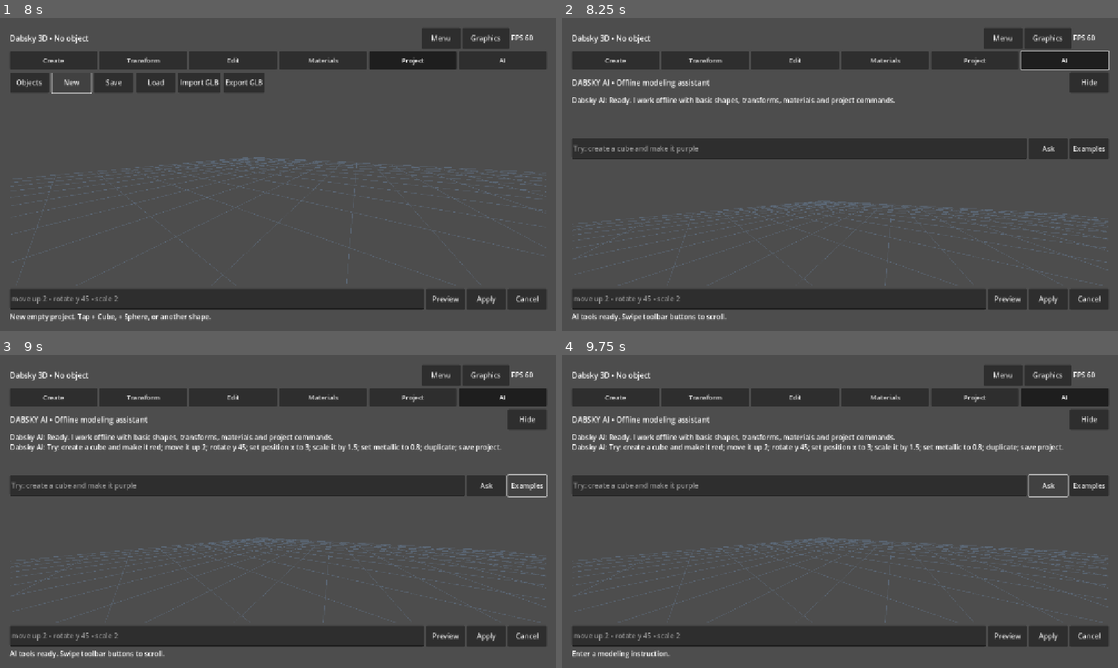
Above: before the commit, frames 1-4 (two rows, left to right).
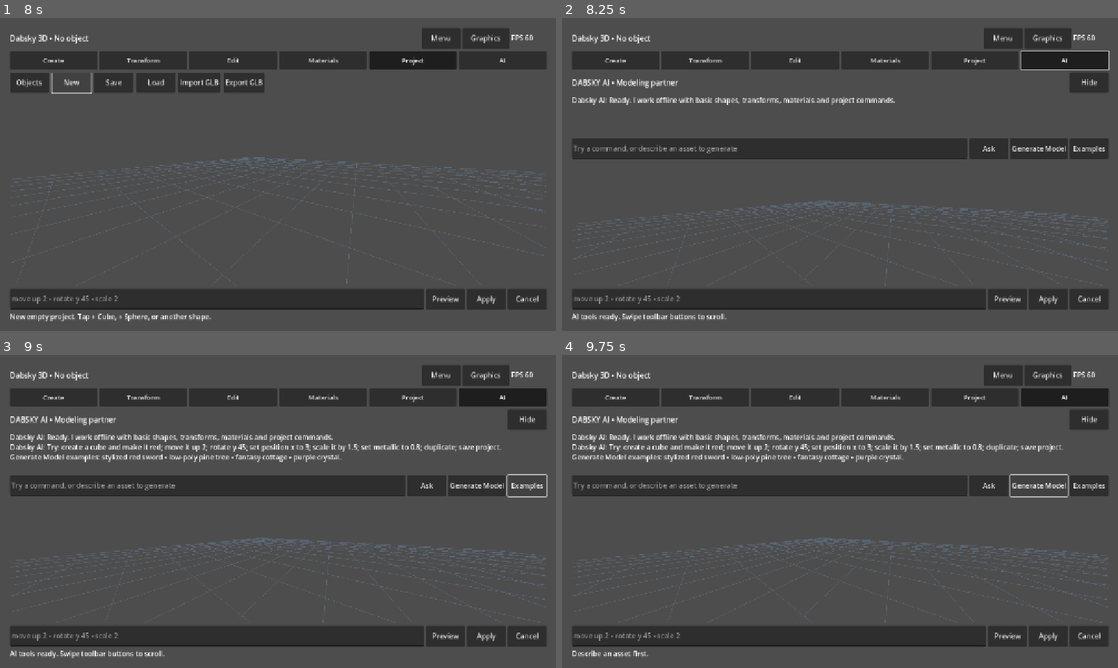
Above: after the commit, the same moments.

Repository: demetrecerrone-star/dabsky_3d
Game: Godot game, scene res://main.tscn
Same seed, same stepped clock (60 frames per second), same inputs: the game is played once before the commit and once after it. Video files are missing from this copy of the repository; at most half a second of black plays in their place.
Inputs (mouse positions are in pixels of both pictures, inside the frame that each line leads up to):
- Up to frame 1 (8 s): click "START MODELING" at 0.5 s; click "Graphics !" at 1.25 s; click "Graphics" at 2 s; click "Create" at 2.75 s; click "Transform" at 3.5 s; click "Edit" at 4.25 s; click "Materials" at 5 s; click "Project" at 5.75 s; click "New" at 6.5 s; click "New" at 7.25 s
- Up to frame 2 (8.25 s): click "AI" at 8 s
- Up to frame 3 (9 s): click "Examples" at 8.75 s
- Up to frame 4 (9.75 s): click (1040, 486) at 9.5 s, where only the run after the commit has a clickable "Generate Model"

Frame 1 is identical in both runs. In frame 2, 0.7% of the frame differs, in the area x 4-91%, y 19-46%; in frame 3, 1.3%; in frame 4, 1.5%, in the area x 1-91%, y 19-97%.

Commit message:
Add prompt-driven editable generation studio

Diff:
--- a/scripts/main.gd
+++ b/scripts/main.gd
@@ -3,6 +3,7 @@
 const GlbIO = preload("res://scripts/glb_io.gd")
 const MeshEdit = preload("res://scripts/mesh_edit.gd")
 const DabskyAI = preload("res://scripts/dabsky_ai.gd")
+const DabskyGenerator = preload("res://scripts/dabsky_generator.gd")
 const GraphicsDiagnostics = preload("res://scripts/graphics_diagnostics.gd")
 var ai_panel: VBoxContainer
 var ai_prompt: LineEdit
@@ -280,7 +281,7 @@
 	var heading := HBoxContainer.new()
 	ai_panel.add_child(heading)
 	var title := Label.new()
-	title.text = "DABSKY AI • Offline modeling assistant"
+	title.text = "DABSKY AI • Modeling partner"
 	title.size_flags_horizontal = Control.SIZE_EXPAND_FILL
 	title.add_theme_font_size_override("font_size", 17)
 	heading.add_child(title)
@@ -295,11 +296,13 @@
 	ai_panel.add_child(command_row)
 	ai_prompt = LineEdit.new()
 	ai_prompt.max_length = 500
-	ai_prompt.placeholder_text = "Try: create a cube and make it purple"
+	ai_prompt.placeholder_text = "Try a command, or describe an asset to generate"
+	ai_prompt.tooltip_text = "Examples: stylized red sword • low-poly pine tree • fantasy cottage"
 	ai_prompt.size_flags_horizontal = Control.SIZE_EXPAND_FILL
 	ai_prompt.text_submitted.connect(func(_text: String): _submit_ai())
 	command_row.add_child(ai_prompt)
 	_add_button(command_row, "Ask", _submit_ai)
+	_add_button(command_row, "Generate Model", _generate_from_prompt)
 	_add_button(command_row, "Examples", _ai_examples)
 	_ai_log("Dabsky AI", "Ready. I work offline with basic shapes, transforms, materials and project commands.")
 
@@ -338,7 +341,7 @@
 		status.text = "AI panel hidden. Modeling tools remain available."
 
 func _ai_examples() -> void:
-	_ai_log("Dabsky AI", DabskyAI.HELP)
+	_ai_log("Dabsky AI", DabskyAI.HELP + "\nGenerate Model examples: stylized red sword • low-poly pine tree • fantasy cottage • purple crystal.")
 
 func _ai_log(speaker: String, message: String) -> void:
 	ai_messages.append("%s: %s" % [speaker, message])
@@ -357,6 +360,44 @@
 	var outcome: Dictionary = _run_ai_prompt(prompt)
 	_ai_log("Dabsky AI", str(outcome.get("message", "Unknown result.")))
 	status.text = str(outcome.get("message", "Unknown result.")).substr(0, 160)
+
+func _generate_from_prompt() -> void:
+	var prompt := ai_prompt.text.strip_edges()
+	if prompt.is_empty():
+		status.text = "Describe an asset first."
+		return
+	var result: Dictionary = DabskyGenerator.generate(prompt)
+	_ai_log("You", "Generate: " + prompt)
+	if not bool(result.get("ok", false)):
+		var failure := str(result.get("message", "Generation request rejected."))
+		_ai_log("Dabsky AI", failure)
+		status.text = failure
+		return
+	var parts: Array = result.get("parts", [])
+	if parts.is_empty():
+		status.text = "The generator returned no editable parts."
+		return
+	if objects.size() + parts.size() > OBJECT_LIMIT:
+		status.text = "Not enough scene space for this asset. Delete an object first."
+		return
+	_cancel()
+	_record_change()
+	var first_part: MeshInstance3D = null
+	for part_value in parts:
+		if not part_value is Dictionary:
+			continue
+		var part: Dictionary = part_value
+		var created: MeshInstance3D = _add_generated_part(part)
+		if first_part == null:
+			first_part = created
+	if first_part == null:
+		status.text = "The generator returned invalid parts."
+		return
+	_select_object(first_part)
+	call_deferred("_fit_model_to_view")
+	var message := str(result.get("message", "Model generated."))
+	_ai_log("Dabsky AI", message)
+	status.text = message
 
 func _run_ai_prompt(prompt: String) -> Dictionary:
 	var parsed: Dictionary = DabskyAI.interpret(prompt)
@@ -769,6 +810,29 @@
 			return cone
 		_: return BoxMesh.new()
 
+func _add_generated_part(part: Dictionary) -> MeshInstance3D:
+	var shape := str(part.get("shape", "Cube"))
+	if shape not in ["Cube", "Sphere", "Cylinder", "Plane", "Cone"]:
+		shape = "Cube"
+	var obj := MeshInstance3D.new()
+	obj.mesh = _make_mesh(shape)
+	var requested_name := str(part.get("name", shape + "_Part")).strip_edges()
+	obj.name = requested_name.replace(" ", "_").substr(0, 48)
+	obj.set_meta("kind", shape)
+	obj.position = _read_vec(part.get("position"), Vector3.ZERO)
+	obj.rotation = _read_vec(part.get("rotation"), Vector3.ZERO)
+	var requested_scale := _read_vec(part.get("scale"), Vector3.ONE)
+	obj.scale = Vector3(maxf(0.01, requested_scale.x), maxf(0.01, requested_scale.y), maxf(0.01, requested_scale.z))
+	var material := StandardMaterial3D.new()
+	var requested_color: Variant = part.get("color", Color.WHITE)
+	material.albedo_color = requested_color if requested_color is Color else Color.WHITE
+	material.metallic = clampf(float(part.get("metallic", 0.0)), 0.0, 1.0)
+	material.roughness = clampf(float(part.get("roughness", 0.65)), 0.0, 1.0)
+	obj.material_override = material
+	scene_root.add_child(obj)
+	objects.append(obj)
+	return obj
+
 func _add_primitive(kind: String, track_undo: bool = true) -> void:
 	if objects.size() >= OBJECT_LIMIT:
 		status.text = "Scene limit: 100 objects."
